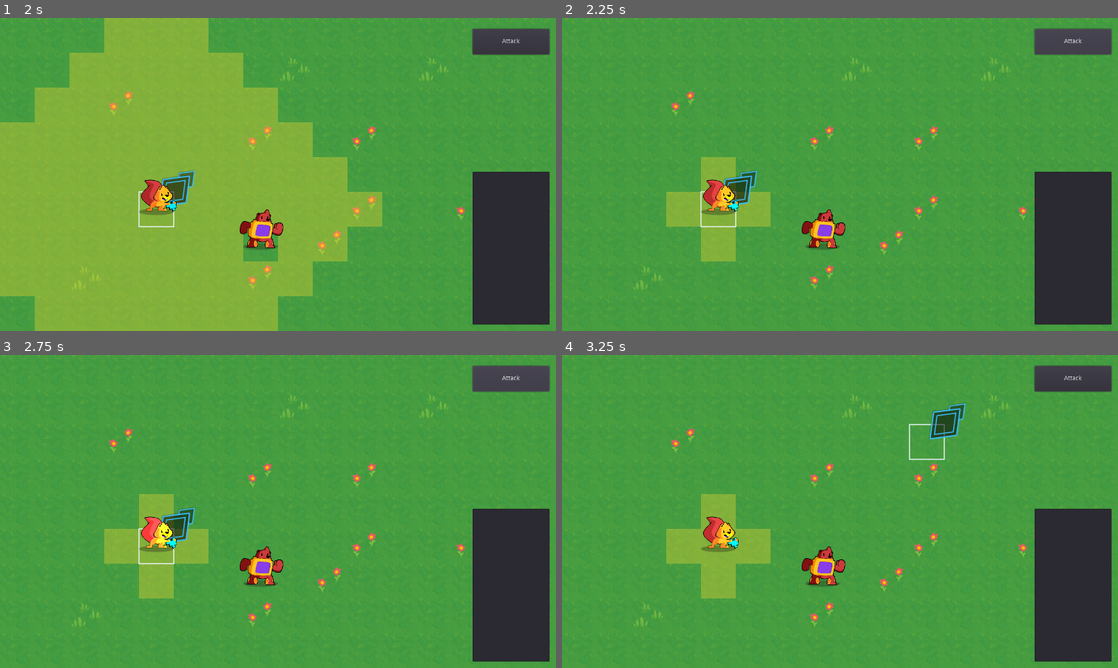
Above: before the commit, frames 1-4 (two rows, left to right).
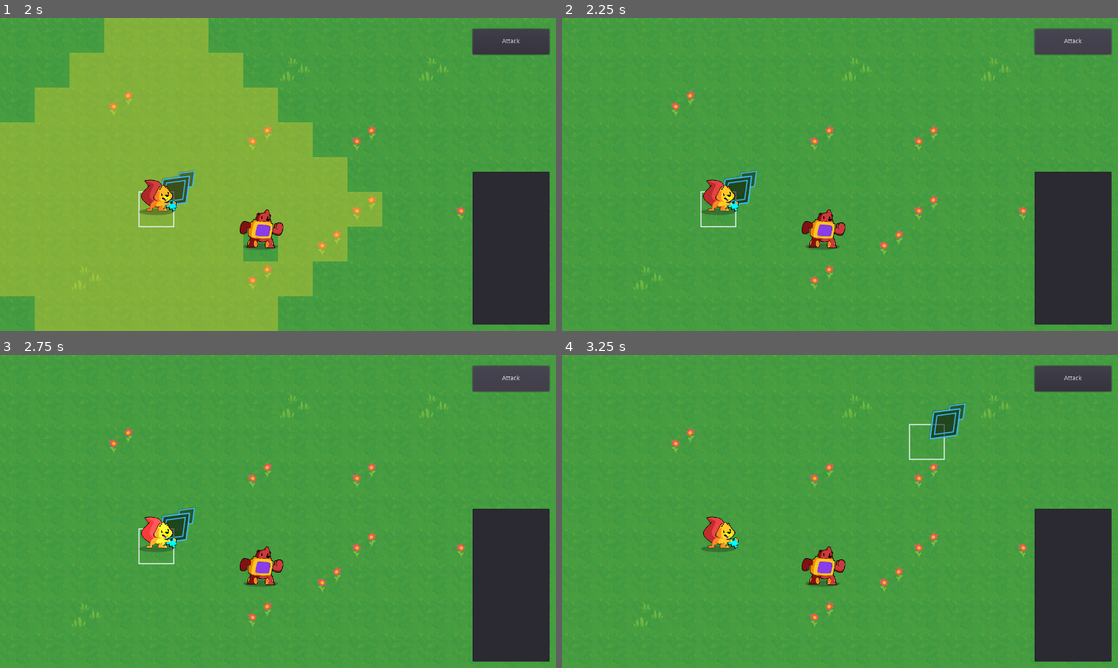
Above: after the commit, the same moments.

Repository: Zemeio/necromancy
Game: Godot game, scene res://Main.tscn
Same seed, same stepped clock (60 frames per second), same inputs: the game is played once before the commit and once after it.
Inputs (mouse positions are in pixels of both pictures, inside the frame that each line leads up to):
- Up to frame 1 (2 s): tap Enter (ui_accept) at 0.5, 0.77, 1.25, 1.52 s; move the mouse to (400, 158) at 0.52 s; press the mouse at (400, 158) at 0.53 s; hold Right (ui_right) 0.53-1.28 s; move the mouse to (166, 190) at 1.27 s; release the mouse at (166, 190) at 1.28 s; hold Down (ui_down) from 1.28 s (still down); click (166, 190) at 1.35 s
- Up to frame 2 (2.25 s): release Down (ui_down) at 2 s; click "Attack" at 2 s
- Up to frame 3 (2.75 s): no input
- Up to frame 4 (3.25 s): tap Enter (ui_accept) at 2.75 s; move the mouse to (895, 442) at 2.77 s; press the mouse at (895, 442) at 2.78 s; hold Right (ui_right) from 2.78 s (still down)

Frame 1 is identical in both runs. In frame 2, 2.9% of the frame differs, in the area x 18-38%, y 44-78%; in frame 3, 2.9%; in frame 4, 3.1%.

Commit message:
Make attack range show occupied cells in the grid

Diff:
--- a/GameBoard/GameBoard.gd
+++ b/GameBoard/GameBoard.gd
@@ -48,6 +48,7 @@
 
 ## Returns `true` if the cell is occupied by a unit.
 func is_occupied(cell: Vector2) -> bool:
+	# TODO: Improve here to check if you can actually pass through the unit in this cell
 	return _units.has(cell)
 
 
@@ -58,7 +59,8 @@
 
 ## Returns an array of cells a given unit can attack using the flood fill algorithm.
 func get_attackable_cells(unit: Unit, attack: Attack) -> Array:
-	return _flood_fill(unit.cell, attack.attack_range)["all_cells"]
+	# Occupied cells does not return the origin. If it did, it could be filtered here.
+	return _flood_fill(unit.cell, attack.attack_range, true)["occupied_cells"]
 
 
 ## Clears, and refills the `_units` dictionary with game objects that are on the board.
@@ -95,7 +97,7 @@
 			continue
 
 		all_cells.append(current)
-		if is_occupied(current):
+		if is_occupied(current) and current != cell:
 			occupied_cells.append(current)
 		else:
 			empty_cells.append(current)
@@ -111,7 +113,8 @@
 	return {
 		all_cells = all_cells,
 		empty_cells = empty_cells,
-		occupied_cells = occupied_cells
+		occupied_cells = occupied_cells,
+		origin_cell = cell,
 	}
 
 
@@ -140,7 +143,7 @@
 	_active_unit = _units[cell]
 	_active_unit.is_selected = true
 	_targetable_cells = get_walkable_cells(_active_unit)
-	_unit_overlay.draw(_targetable_cells)
+	_unit_overlay.draw(_targetable_cells, _unit_overlay.TILE_TYPE.MOVE)
 	_unit_path.initialize(_targetable_cells)
 	_attack_button.disabled = false
 	selected_action = Action.move
@@ -180,5 +183,5 @@
 		return
 
 	_targetable_cells = get_attackable_cells(_active_unit, _active_unit.UnitInfo.main_attack)
-	_unit_overlay.draw(_targetable_cells)
+	_unit_overlay.draw(_targetable_cells, _unit_overlay.TILE_TYPE.ATTACK)
 	selected_action = Action.attack
--- a/UnitOverlay/UnitOverlay.gd
+++ b/UnitOverlay/UnitOverlay.gd
@@ -3,8 +3,14 @@
 extends TileMap
 
 
+enum TILE_TYPE {
+	MOVE = 0,
+	ATTACK = 2
+}
+
+
 ## Fills the tilemap with the cells, giving a visual representation of the cells a unit can walk.
-func draw(cells: Array) -> void:
+func draw(cells: Array, tile_type) -> void:
 	clear()
 	for cell in cells:
-		set_cellv(cell, 0)
+		set_cellv(cell, tile_type)
--- /dev/null
+++ b/UnitOverlay/tileset_unit_overlay_attack.svg
@@ -0,0 +1,12 @@
+<svg width="100" height="100" xmlns="http://www.w3.org/2000/svg" version="1.1">
+
+ <metadata id="metadata5">image/svg+xml</metadata>
+ <g>
+  <title>Layer 1</title>
+  <g id="layer1">
+   <rect stroke-linecap="round" stroke-width="4.23299" fill="#ffda2e" ry="0" y="0" x="0" height="21.16667" width="21.16667" id="rect1461"/>
+  </g>
+  <rect stroke="#000" id="svg_2" height="101.60199" width="104.05506" y="-0.62651" x="-3.19221" fill="#ff5656"/>
+  <rect stroke="#000" id="svg_3" height="0.42553" width="44.67193" y="97.17903" x="-362.60867" fill="#ff5656"/>
+ </g>
+</svg>
--- a/UnitOverlay/unit_overlay_tileset.tres
+++ b/UnitOverlay/unit_overlay_tileset.tres
@@ -1,6 +1,7 @@
-[gd_resource type="TileSet" load_steps=2 format=2]
+[gd_resource type="TileSet" load_steps=3 format=2]
 
 [ext_resource path="res://UnitOverlay/tileset_unit_overlay.svg" type="Texture" id=1]
+[ext_resource path="res://UnitOverlay/tileset_unit_overlay_attack.svg" type="Texture" id=2]
 
 [resource]
 0/name = "tileset_unit_overlay.svg 0"
@@ -17,3 +18,17 @@
 0/shape_one_way_margin = 0.0
 0/shapes = [  ]
 0/z_index = 0
+2/name = "tileset_unit_overlay_attack.svg 2"
+2/texture = ExtResource( 2 )
+2/tex_offset = Vector2( 0, 0 )
+2/modulate = Color( 1, 1, 1, 1 )
+2/region = Rect2( 0, 0, 96, 96 )
+2/tile_mode = 0
+2/occluder_offset = Vector2( 0, 0 )
+2/navigation_offset = Vector2( 0, 0 )
+2/shape_offset = Vector2( 0, 0 )
+2/shape_transform = Transform2D( 1, 0, 0, 1, 0, 0 )
+2/shape_one_way = false
+2/shape_one_way_margin = 0.0
+2/shapes = [  ]
+2/z_index = 0
Not shown, added: UnitOverlay/tileset_unit_overlay_attack.svg.import
